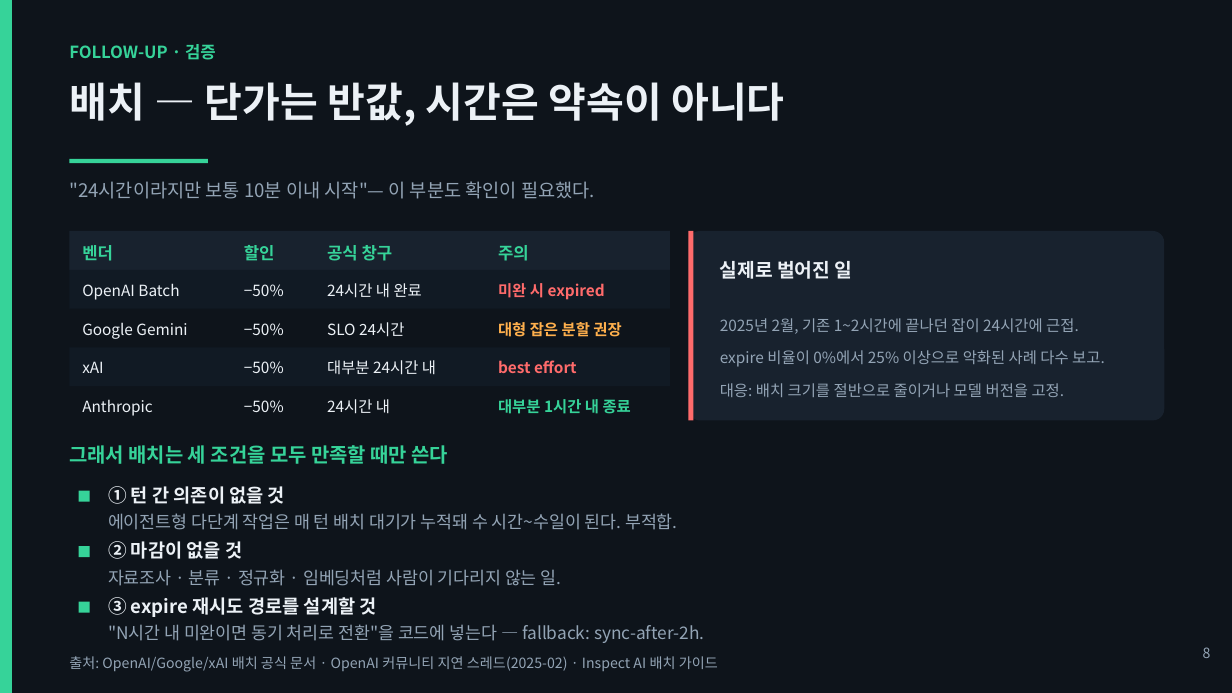
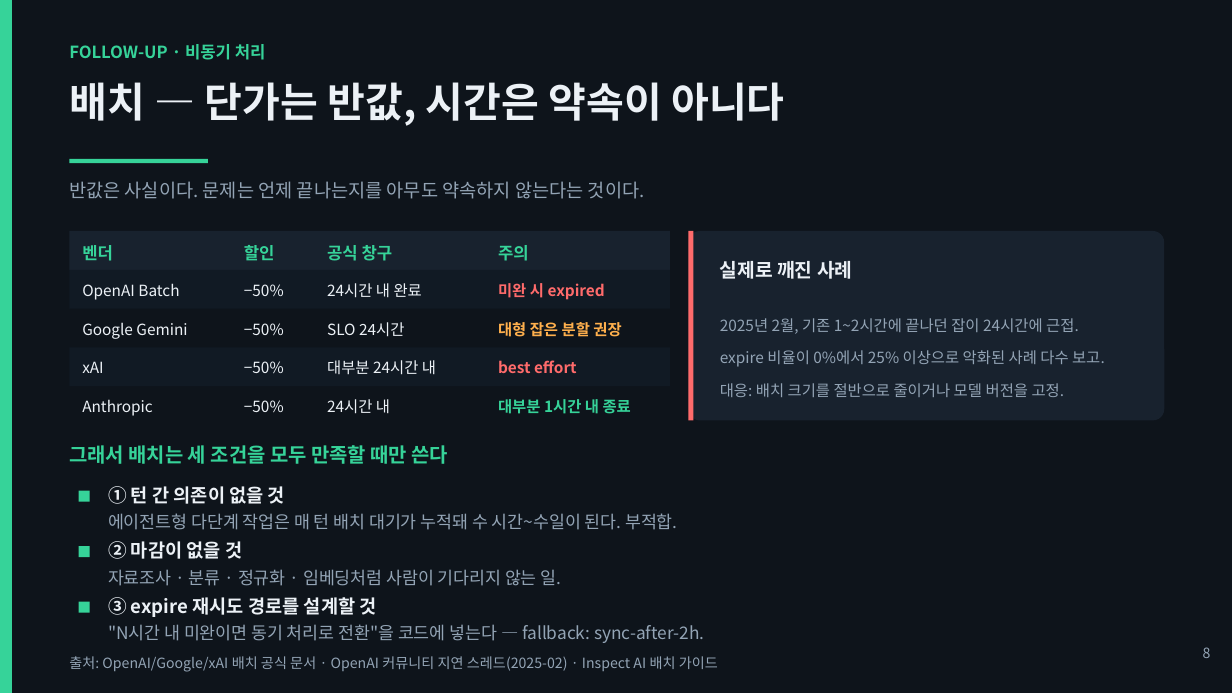
Before and after one commit to giyeop-cody/token-cost-lab, a slide deck: slide 8 of presentation/토큰_절약_발표_후속_에이전트셋팅.pptx. Drawn at 1232x693 pixels with LibreOffice and Linux fonts; fonts in the diff are those of the drawing. Boxes give left, top, right and bottom in pixels: in the first picture for what was removed or moved away, otherwise in the second. Text is boxed around its words. In the diff, an @@ line names an element or a change of style, - is before the commit and + after.

```diff
--- a/presentation/토큰_절약_발표_후속_에이전트셋팅.pptx
+++ b/presentation/토큰_절약_발표_후속_에이전트셋팅.pptx
@@ text at (x1=69, y1=44, x2=266, y2=60): text changed @@
-FOLLOW-UP · 검증
+FOLLOW-UP · 비동기 처리
@@ text at (x1=69, y1=181, x2=645, y2=199): text changed @@
-"24시간이라지만 보통 10분 이내 시작"— 이 부분도 확인이 필요했다.
+반값은 사실이다. 문제는 언제 끝나는지를 아무도 약속하지 않는다는 것이다.
@@ text at (x1=720, y1=261, x2=852, y2=279): text changed @@
-실제로 벌어진 일
+실제로 깨진 사례
```
Also in this commit, not shown: 5 other slides changed, 7 other files.
